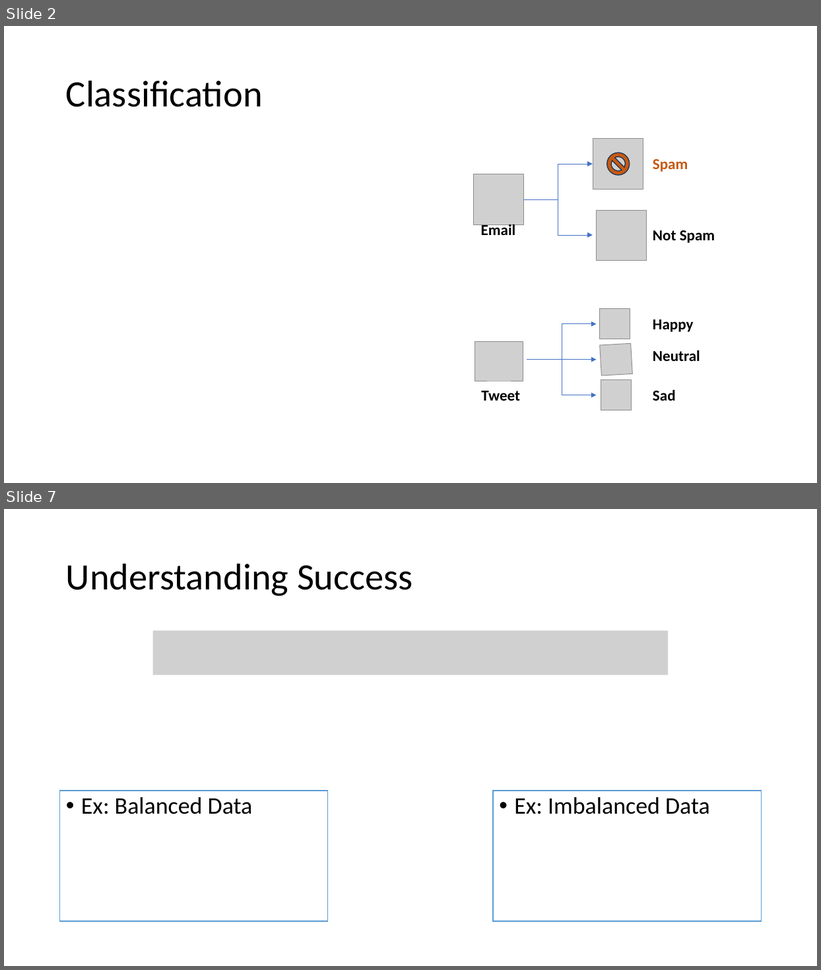
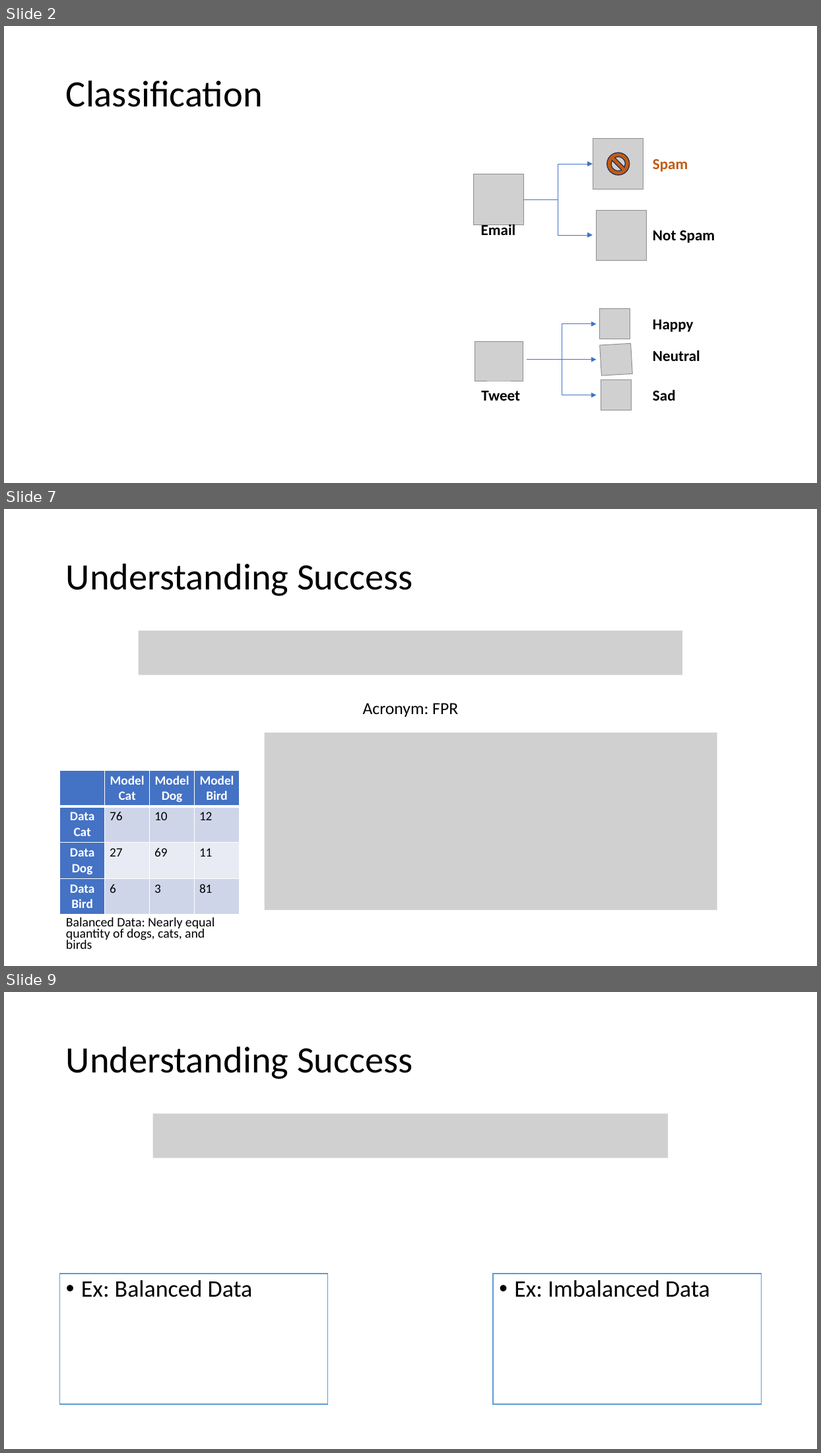
Before and after one commit to meenakshsundaram/AIML, a slide deck: DecisionTrees/DecisionTrees.pptx. Shown one above the other, each under a label of ours: slides 2 and 7 before the commit, slides 2, 7 and 9 after it; the slides between them are not shown. The pictures are 821x970 and 821x1453 pixels, drawn with LibreOffice and Linux fonts; fonts in the diff are those of the drawing; grey boxes stand for pictures. Boxes give left, top, right and bottom in pixels: in the first picture for what was removed or moved away, otherwise in the second. Text is boxed around its words. In the diff, an @@ line names an element or a change of style, - is before the commit and + after.

```diff
--- a/DecisionTrees/DecisionTrees.pptx
+++ b/DecisionTrees/DecisionTrees.pptx
@@ slide 7 added at (x1=4, y1=509, x2=817, y2=966), background #FFFFFF @@
@@ title added at (x1=66, y1=563, x2=413, y2=596), 44 pt, text #000000 @@
+Understanding Success
@@ picture added at (x1=138, y1=631, x2=682, y2=675) @@
@@ text added at (x1=363, y1=703, x2=458, y2=717), 20 pt, text #000000 @@
+Acronym: FPR
@@ picture added at (x1=265, y1=733, x2=717, y2=910) @@
@@ table added at (x1=60, y1=770, x2=241, y2=912), 4 rows, 4 columns @@
+ | Model Cat | Model Dog | Model Bird
+Data Cat | 76 | 10 | 12
+Data Dog | 27 | 69 | 11
+Data Bird | 6 | 3 | 81
@@ text added at (x1=66, y1=918, x2=215, y2=949), 15.4 pt, text #000000 @@
+Balanced Data: Nearly equal quantity of dogs, cats, and birds
@@ what was slide 7 is now slide 9 @@
```
Also in this commit, not shown: 4 slides changed, 2 other slides added.
